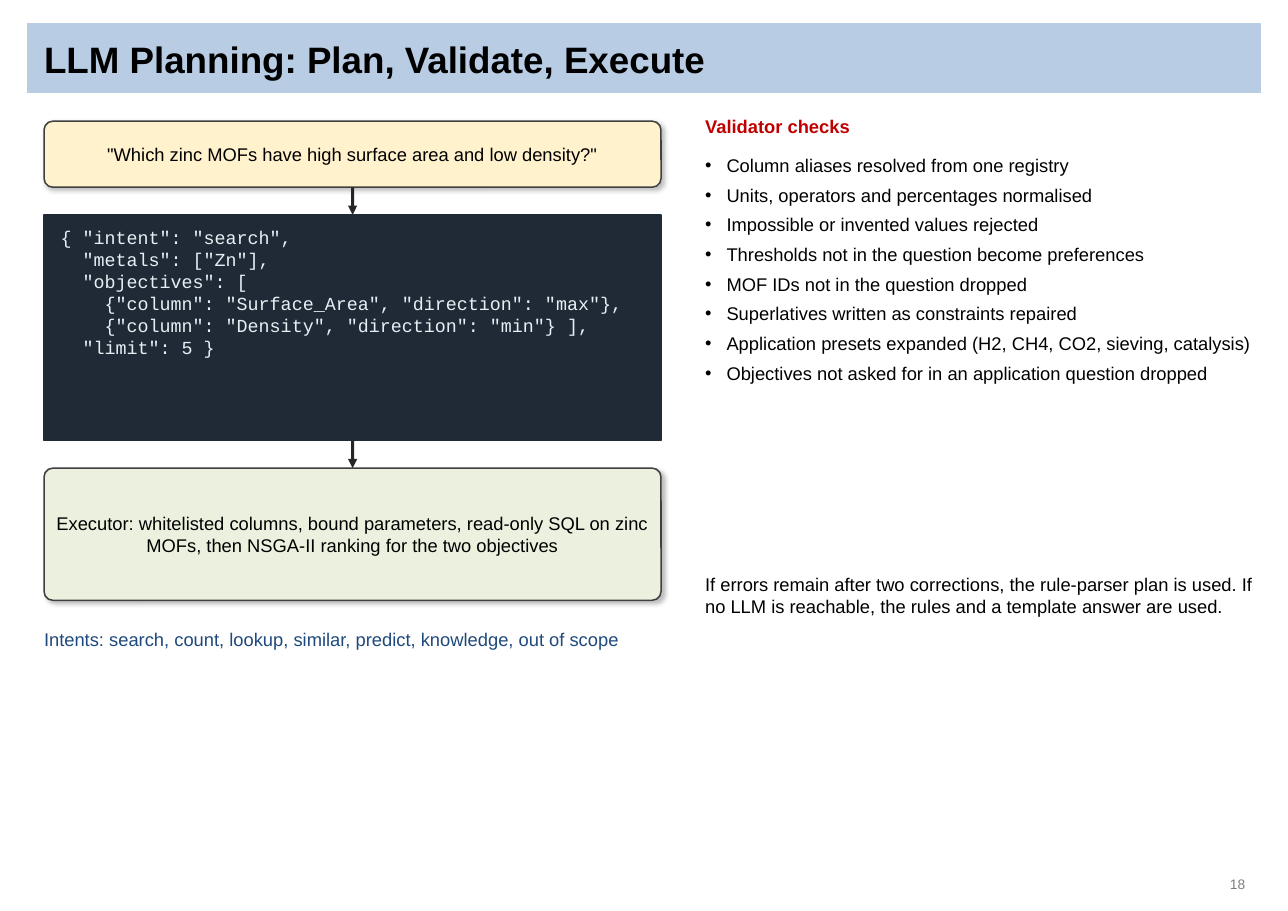
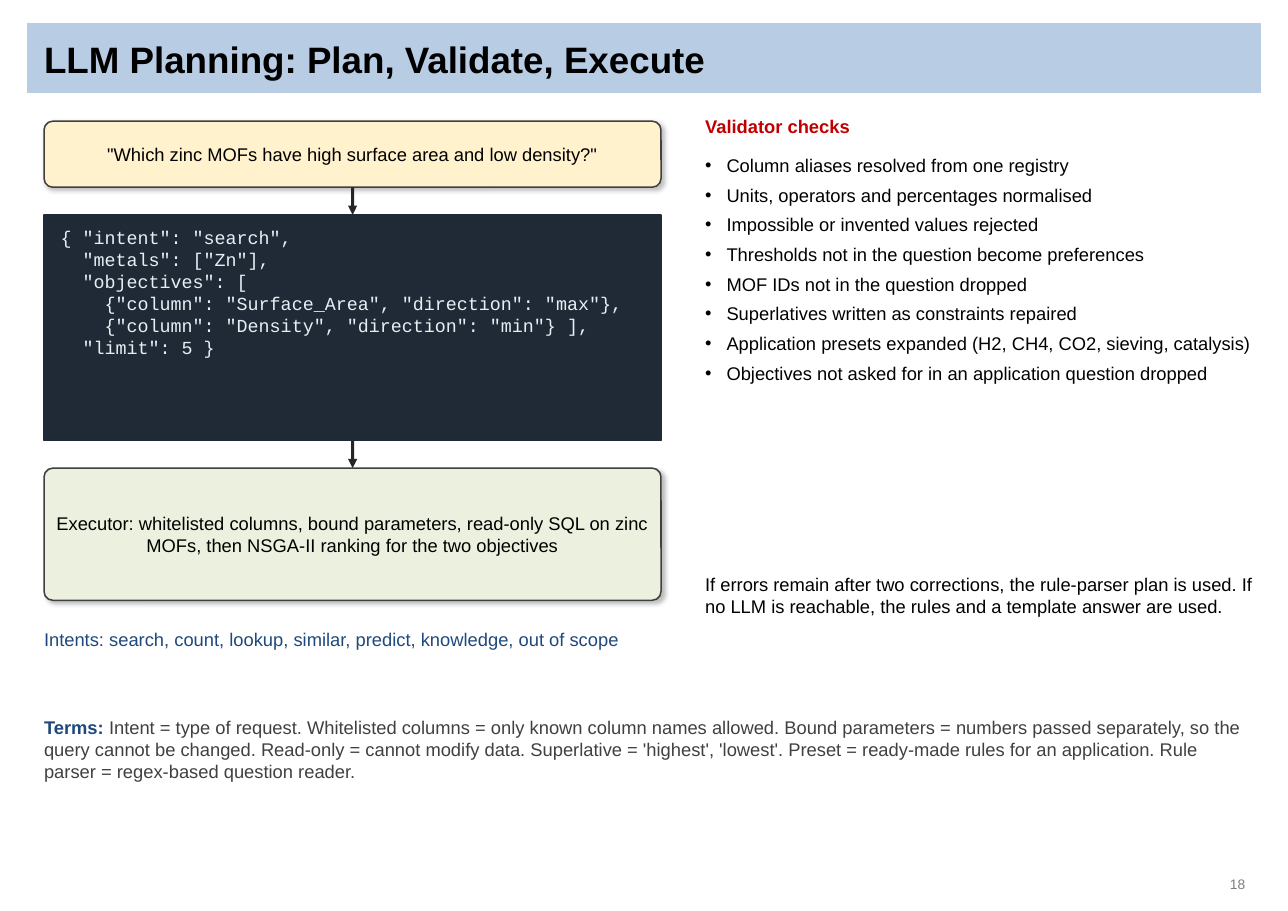
Before and after one commit to Sai-Mohith24/MOFChat-AI-Driven-Material-Recommendation-, a slide deck: slide 18 of reviews/final_review/MOFChat_Final_Review.pptx. Drawn at 1288x911 pixels with LibreOffice and Linux fonts; fonts in the diff are those of the drawing. Boxes give left, top, right and bottom in pixels: in the first picture for what was removed or moved away, otherwise in the second. Text is boxed around its words. In the diff, an @@ line names an element or a change of style, - is before the commit and + after.

```diff
--- a/reviews/final_review/MOFChat_Final_Review.pptx
+++ b/reviews/final_review/MOFChat_Final_Review.pptx
@@ text added at (44, 720, 1239, 782), 12 pt, text #404040 @@
+Terms: Intent = type of request. Whitelisted columns = only known column names allowed. Bound parameters = numbers passed separately, so the query cannot be changed. Read-only = cannot modify data. Superlative = 'highest', 'lowest'. Preset = ready-made rules for an application. Rule parser = regex-based question reader.
```
Also in this commit, not shown: 30 other slides changed, 3 other files.
